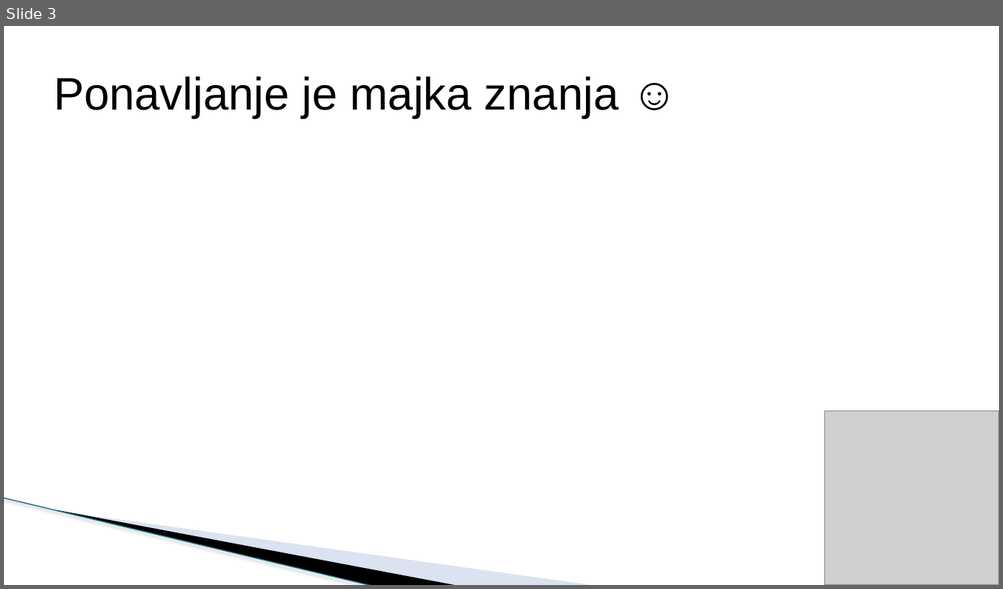
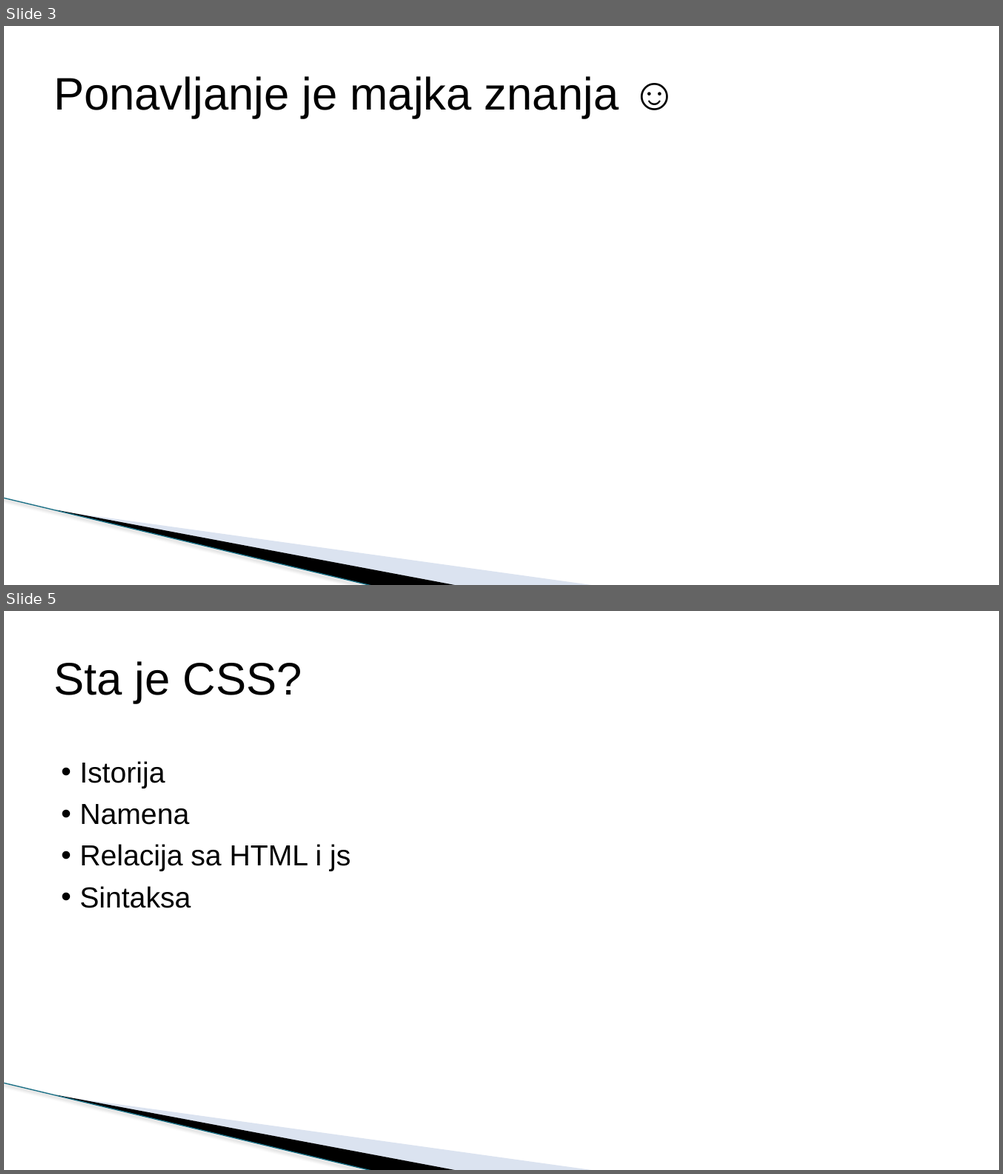
Before and after one commit to todalexcode/kurs-front-end, a slide deck: sesija-20/PPT/Front-End Developer-20.pptx. Shown one above the other, each under a label of ours: slide 3 before the commit, slides 3 and 5 after it; the slides between them are not shown. The pictures are 1003x589 and 1003x1174 pixels, drawn with LibreOffice and Linux fonts; fonts in the diff are those of the drawing; grey boxes stand for pictures; background and template pictures are left out. Boxes give left, top, right and bottom in pixels: in the first picture for what was removed or moved away, otherwise in the second. Text is boxed around its words. In the diff, an @@ line names an element or a change of style, - is before the commit and + after.

```diff
--- a/sesija-20/PPT/Front-End Developer-20.pptx
+++ b/sesija-20/PPT/Front-End Developer-20.pptx
@@ slide 5 added at (x1=4, y1=611, x2=999, y2=1170), background #FFFFFF; not listed: 3 template elements that a slide beside it also shows @@
@@ title added at (x1=54, y1=661, x2=302, y2=703), 44 pt, text #000000 @@
+Sta je CSS?
@@ text added at (x1=79, y1=761, x2=350, y2=908), 28 pt, text #000000 @@
+• Istorija
+• Namena
+• Relacija sa HTML i js
+• Sintaksa
@@ slide 3 changed as well @@
@@ picture removed at (x1=824, y1=411, x2=999, y2=585) @@
```
Also in this commit, not shown: 2 other slides changed, 14 other slides added, 1 slide removed, 1 other file.
